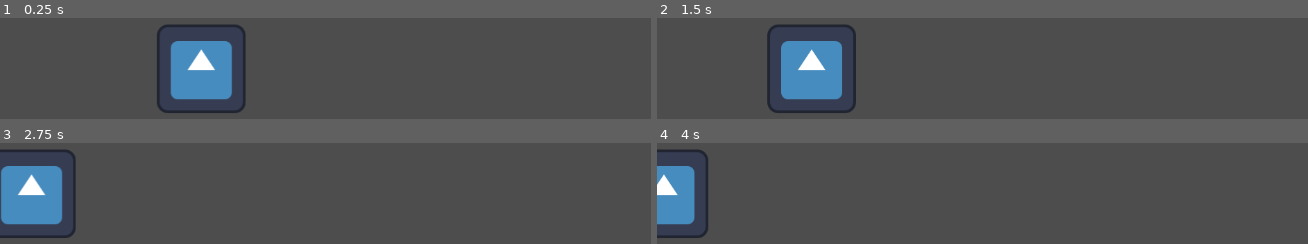
Above: before the commit, frames 1-4 (two rows, left to right).
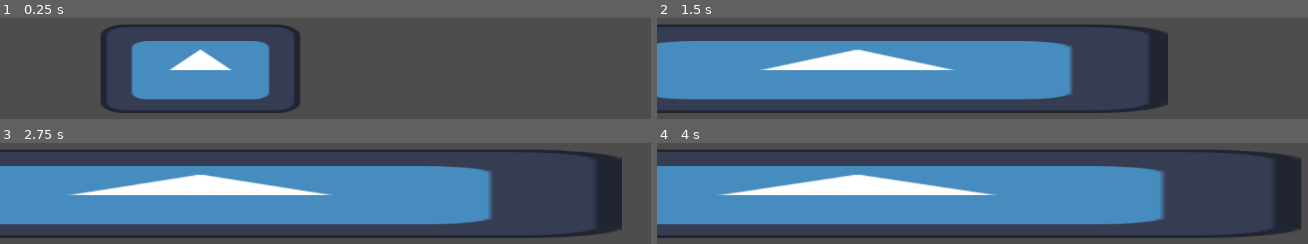
Above: after the commit, the same moments.

Repository: devkraoo/Gist
Game: Godot game, scene res://examples/BasicExample.tscn
Two runs of this game, one before a commit and one after it. Both use one fixed random seed, a clock stepped at 60 frames per second and the inputs below. The project has no main scene, so this scene is started directly. The engine's default icon, where the game draws it, is replaced by a stand-in: a white triangle on a blue panel in a dark square.
Inputs:
- Up to frame 1 (0.25 s): no input
- Up to frame 2 (1.5 s): no input
- Up to frame 3 (2.75 s): no input
- Up to frame 4 (4 s): tap Enter at 3.5 s

The runs differ from the first frame. In frame 1, 10% of the frame differs, in the area x 15-47%, y 6-95%; in frame 2, 39%; in frame 3, 47%; in frame 4, 52%, in the area x 0-99%, y 6-95%.
Error in both runs: Invalid access to property or key 'scene_file_path' on a base object of type 'Dictionary'. (res://src/core/Skeleton.gd:10)

Commit message:
Minor changes

Diff:
--- a/examples/BasicExample.gd
+++ b/examples/BasicExample.gd
@@ -2,7 +2,7 @@
 class_name BasicExample
 
 @onready var TEST: Animatable = Of(
-	IT(skeleton.Bob.position.x)
+	IT(skeleton.Bob.scale.x)
 		.by(5.0).over(1.0)
 		.then()
 		.to(10.0).over(2.0)
